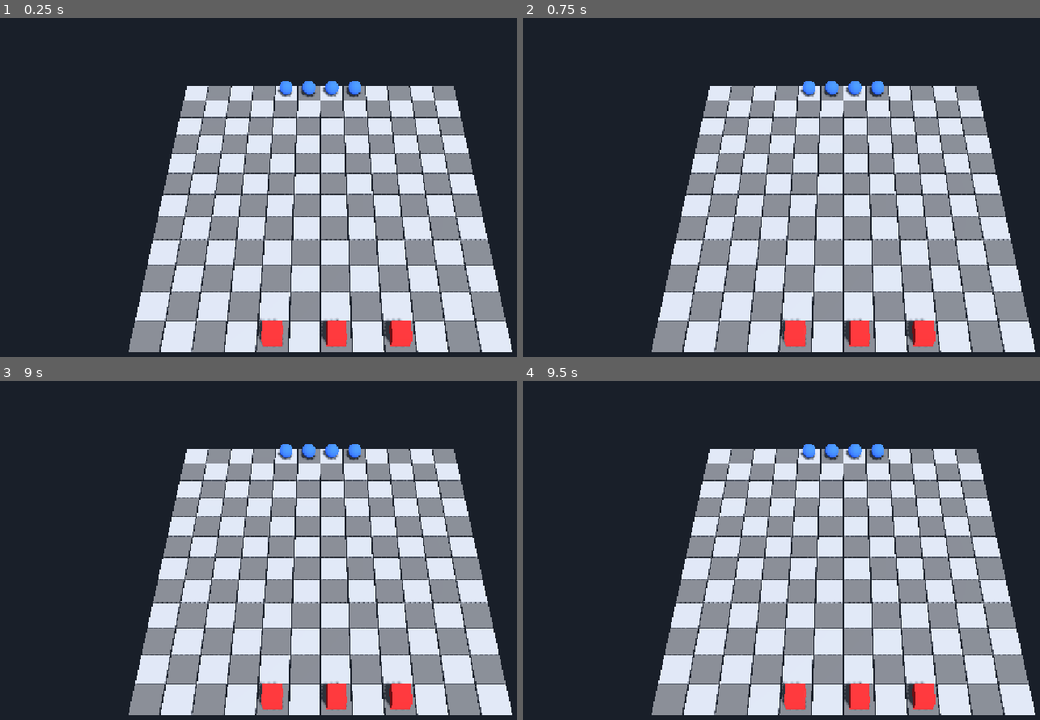
Above: before the commit, frames 1-4 (two rows, left to right).
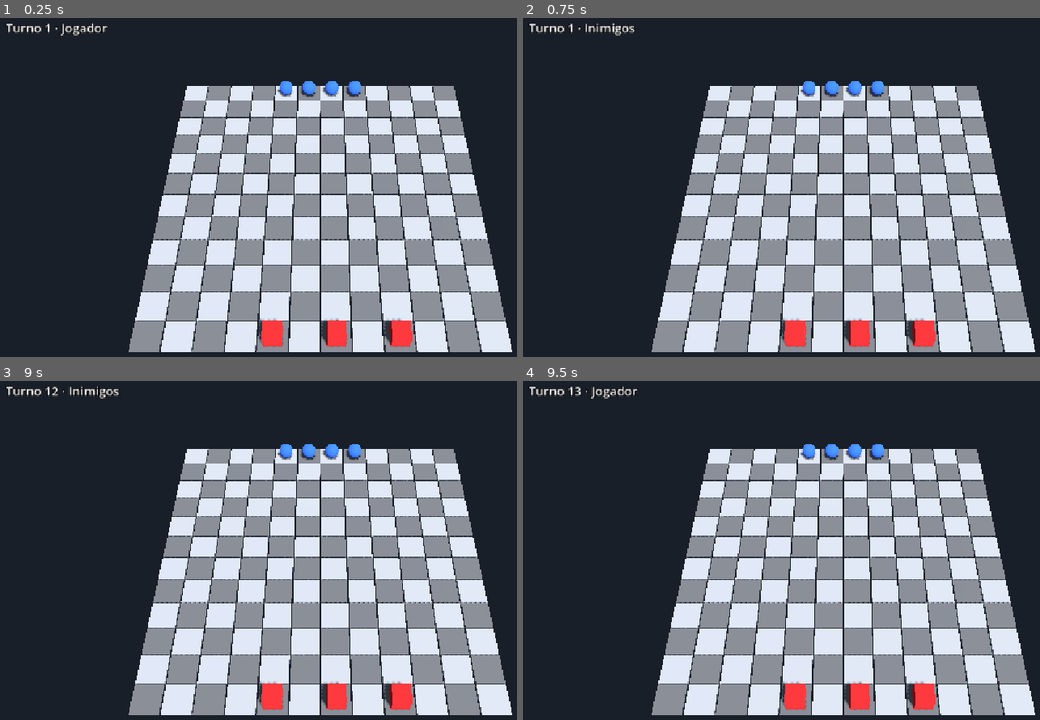
Above: after the commit, the same moments.

Repository: lcf-fernandes/codeName_Phantom1
Game: Godot game, scene res://scenes/tactical/maps/test_level.tscn
The game is run twice, just before and just after one commit, with the same random seed, the same clock (stepped at 60 frames per second) and the same inputs.
Inputs (mouse positions are in pixels of both pictures, inside the frame that each line leads up to):
- Up to frame 1 (0.25 s): no input
- Up to frame 2 (0.75 s): tap Enter at 0.5, 0.6 s; move the mouse to (988, 177) at 0.52 s; click (988, 177) at 0.67 s
- Up to frame 3 (9 s): move the mouse to (191, 574) at 1.27 s; tap Keypad Enter every 1.5 s from 1.35 to 8.85 s; click (191, 574) at 1.42 s; move the mouse to (382, 475) at 2.02 s; tap Enter every 1.5 s from 2.1 to 8.1 s; click (382, 475) at 2.17 s; move the mouse to (289, 631) at 2.77 s; click (289, 631) at 2.92 s; move the mouse to (516, 611) at 3.52 s; click (516, 611) at 3.67 s; move the mouse to (124, 503) at 4.27 s; click (124, 503) at 4.42 s; move the mouse to (351, 557) at 5.02 s; click (351, 557) at 5.17 s; move the mouse to (222, 465) at 5.77 s; click (222, 465) at 5.92 s; move the mouse to (465, 540) at 6.52 s; click (465, 540) at 6.67 s; move the mouse to (191, 574) at 7.27 s; click (191, 574) at 7.42 s; move the mouse to (382, 475) at 8.02 s; click (382, 475) at 8.17 s; move the mouse to (289, 631) at 8.77 s; click (289, 631) at 8.92 s
- Up to frame 4 (9.5 s): no input

The runs differ from the first frame. In frame 1, 0.3% of the frame differs, in the area x 1-21%, y 1-6%; in frame 2, 0.3%; in frame 3, 0.3%, in the area x 1-24%, y 1-6%; in frame 4, 0.3%.
Error before the commit: Parse Error: Could not resolve external class member "side". (res://scripts/tactical/unit_mover.gd:38)

Commit message:
Turnos com pontos de acao e HUD de turno

Diff:
--- a/scripts/tactical/turn_system/turn_manager.gd
+++ b/scripts/tactical/turn_system/turn_manager.gd
@@ -3,13 +3,13 @@
 ## Ciclo de turnos mínimo: turno do jogador, turno dos inimigos (sem ação por enquanto) e contador.
 ## Enter encerra o turno do jogador.
 
-## Lado que está jogando.
-enum Side { PLAYER, ENEMY }
+## Lado que está jogando. (Não usar o nome "Side": ele já existe como enum global do Godot.)
+enum TurnSide { PLAYER, ENEMY }
 
 ## Emitido quando um turno começa.
-signal turn_started(turn_number: int, side: Side)
+signal turn_started(turn_number: int, side: TurnSide)
 ## Emitido quando um turno termina.
-signal turn_ended(turn_number: int, side: Side)
+signal turn_ended(turn_number: int, side: TurnSide)
 
 const UNITS_GROUP: StringName = &"units"
 
@@ -19,7 +19,7 @@
 ## Número do turno atual (começa em 1; o turno dos inimigos tem o mesmo número do turno do jogador).
 var turn_number: int = 1
 ## Lado que está jogando agora.
-var side: Side = Side.PLAYER
+var side: TurnSide = TurnSide.PLAYER
 
 
 func _ready() -> void:
@@ -34,7 +34,7 @@
 	if key_event.keycode != KEY_ENTER and key_event.keycode != KEY_KP_ENTER:
 		return
 
-	if side != Side.PLAYER:
+	if side != TurnSide.PLAYER:
 		print("Enter ignorado: turno dos inimigos")
 		return
 	if _is_any_unit_moving():
@@ -45,16 +45,16 @@
 
 ## Encerra o turno do jogador, roda o turno dos inimigos e devolve a vez ao jogador.
 func end_player_turn() -> void:
-	turn_ended.emit(turn_number, Side.PLAYER)
+	turn_ended.emit(turn_number, TurnSide.PLAYER)
 
-	side = Side.ENEMY
-	turn_started.emit(turn_number, Side.ENEMY)
+	side = TurnSide.ENEMY
+	turn_started.emit(turn_number, TurnSide.ENEMY)
 	print("Turno dos inimigos (sem ação por enquanto)")
 	await get_tree().create_timer(enemy_turn_duration).timeout
-	turn_ended.emit(turn_number, Side.ENEMY)
+	turn_ended.emit(turn_number, TurnSide.ENEMY)
 
 	turn_number += 1
-	side = Side.PLAYER
+	side = TurnSide.PLAYER
 	for node: Node in get_tree().get_nodes_in_group(UNITS_GROUP):
 		var unit: Unit = node as Unit
 		if unit != null and unit.team == Unit.Team.SQUAD:
@@ -64,7 +64,7 @@
 
 func _announce_player_turn() -> void:
 	print("Turno %d: jogador" % turn_number)
-	turn_started.emit(turn_number, Side.PLAYER)
+	turn_started.emit(turn_number, TurnSide.PLAYER)
 
 
 func _is_any_unit_moving() -> bool:
--- a/scripts/tactical/unit_mover.gd
+++ b/scripts/tactical/unit_mover.gd
@@ -35,7 +35,7 @@
 	var mouse_event: InputEventMouseButton = event as InputEventMouseButton
 	if mouse_event == null or not mouse_event.pressed:
 		return
-	if _turn_manager.side == TurnManager.Side.ENEMY:
+	if _turn_manager.side == TurnManager.TurnSide.ENEMY:
 		print("Clique ignorado: turno dos inimigos")
 		get_viewport().set_input_as_handled()
 		return
@@ -84,11 +84,11 @@
 
 # Turno dos inimigos: esconde o alcance. Volta ao jogador: reseleciona o soldado
 # para mostrar o marcador e o alcance com os PA renovados.
-func _on_turn_started(_turn_number: int, side: TurnManager.Side) -> void:
+func _on_turn_started(_turn_number: int, side: TurnManager.TurnSide) -> void:
 	var unit: Unit = _selection.selected_unit
 	if unit == null:
 		return
-	if side == TurnManager.Side.ENEMY:
+	if side == TurnManager.TurnSide.ENEMY:
 		_movement_range.hide_range()
 	else:
 		_selection.select_unit(unit)
--- a/scripts/ui/turn_hud.gd
+++ b/scripts/ui/turn_hud.gd
@@ -39,7 +39,7 @@
 
 
 func _refresh() -> void:
-	var side_name: String = "Jogador" if _turn_manager.side == TurnManager.Side.PLAYER else "Inimigos"
+	var side_name: String = "Jogador" if _turn_manager.side == TurnManager.TurnSide.PLAYER else "Inimigos"
 	var text: String = "Turno %d · %s" % [_turn_manager.turn_number, side_name]
 
 	var unit: Unit = _selection.selected_unit
Not shown, changed: addons/godot_mcp/cache/undo/stack.json
